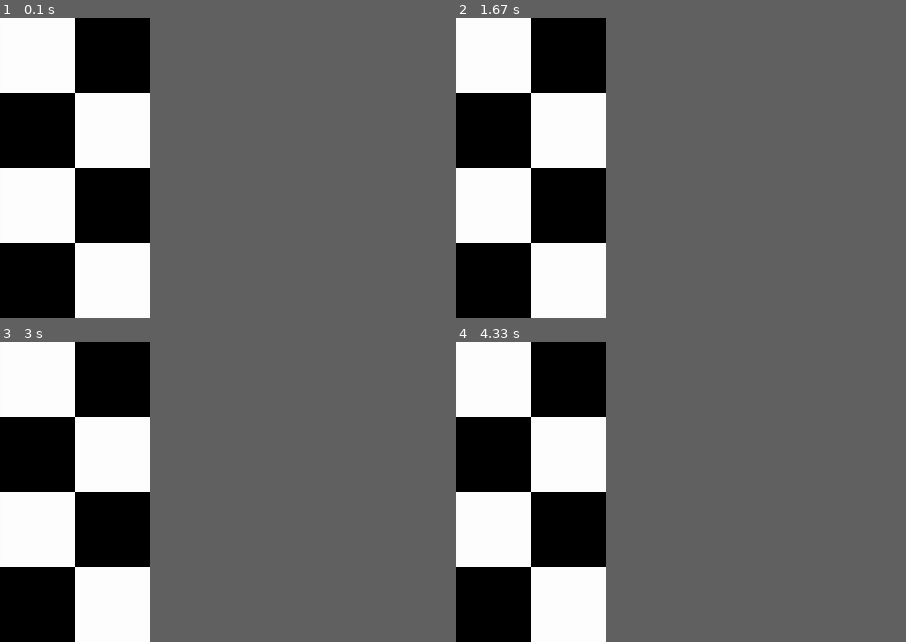
Above: before the commit, frames 1-4 (two rows, left to right).
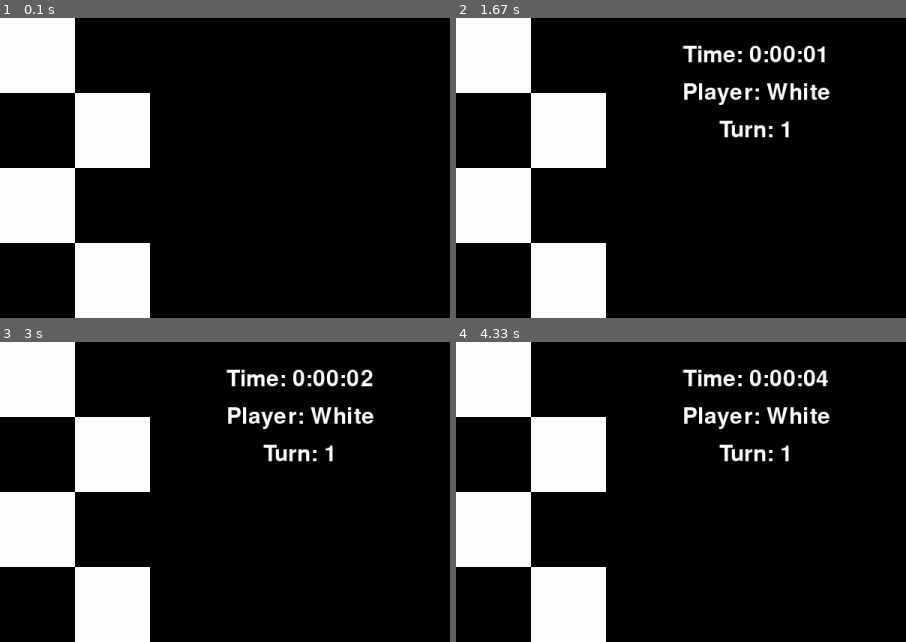
Above: after the commit, the same moments.

Repository: Andrei-Vlasov/Pygame-Ugolki
Game: pygame game, started from main.py
Same seed, same stepped clock (60 frames per second), same inputs: the game is played once before the commit and once after it.
Inputs (mouse positions are % of the whole screen's width and height, from its top left):
- Up to frame 1 (0.1 s): no input
- Up to frame 2 (1.67 s): no input
- Up to frame 3 (3 s): click (88, 88) at 2.92 s
- Up to frame 4 (4.33 s): no input
The pictures show only the part of the screen within x 50-100%, y 0-50%; the shares and areas given below are measured in that part.
In our replay, the window is 600x600 before the commit and 900x600 after it. These sizes can differ from the game's own. Grey fills any space a smaller window leaves; there, only what the larger window draws over its background counts as a difference.

The runs differ from the first frame. In frame 2, 2.3% of the frame differs, in the area x 50-84%, y 9-40%; in frame 3, 2.3%; in frame 4, 2.3%.

Commit message:
Added widget

Diff:
--- a/main.py
+++ b/main.py
@@ -1,17 +1,15 @@
 import pygame
-
+import datetime
 
 white = (255, 255, 255)
 black = (0, 0, 0)
 
-WIN_WIDTH = 800
+WIN_WIDTH = 1200
 WIN_HEIGHT = 800
 FPS = 60
 
 pygame.init()
 pygame.mixer.init()
-clock = pygame.time.Clock()
-
 
 w = pygame.image.load('media/w.png')
 b = pygame.image.load('media/b.png')
@@ -96,6 +94,10 @@
         self.base = None
         self.visited = []
         print('Turn # 1 by player white')
+
+        self._start_time = pygame.time.get_ticks()
+        self.clock = datetime.timedelta(seconds=(pygame.time.get_ticks() - self._start_time) / 1000)
+
         self.game_loop()
 
     def next_turn(self):
@@ -239,5 +241,22 @@
                                         self.move.remove(self.move[1])
             self.tile_list.update()
             pygame.display.update()
+            self.widget()
+
+    def widget(self):
+        first = 'Time: ' + str(datetime.timedelta(seconds=(pygame.time.get_ticks() - self._start_time) / 1000))[:7]
+        second = 'Player: ' + {1: 'White', -1: 'Black'}[self.team]
+        third = 'Turn: ' + str(self.turn)
+
+        font = pygame.font.Font(pygame.font.get_default_font(), 30)
+        widget_surface = pygame.Surface((0, 0))
+        widget_surface.fill(black)
+        i = 0
+        for el in [first, second, third]:
+            widget = font.render(el, True, white, black)
+            widgetRect = widget.get_rect()
+            widgetRect.center = (1000, 50*(1+i))  #
+            screen.blit(widget, widgetRect)
+            i+=1
 
 Game()
